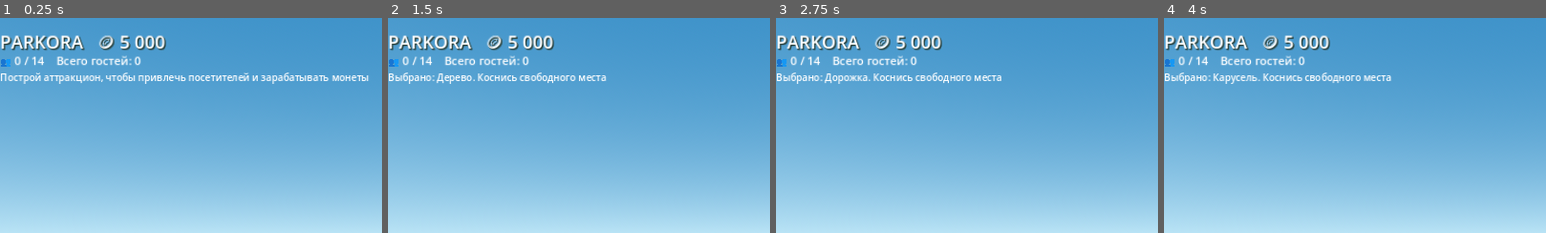
Above: before the commit, frames 1-4 (left to right).
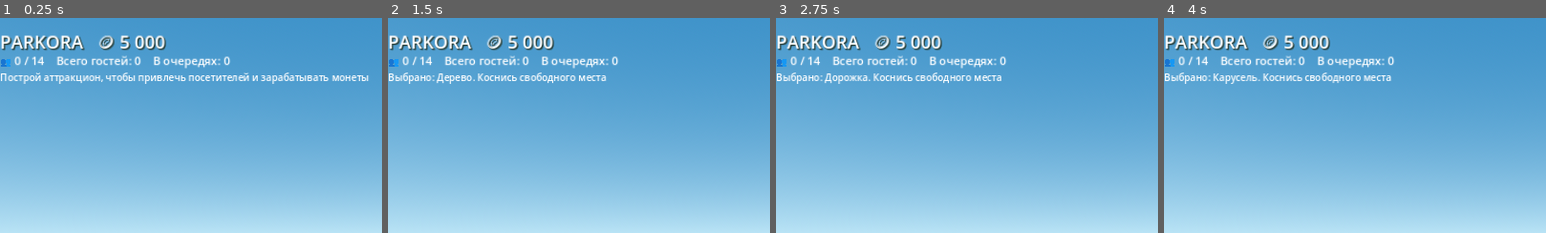
Above: after the commit, the same moments.

Repository: uchihabaha05-del/PARKORA
Game: Godot game, scene res://scenes/main.tscn
The game is run twice, just before and just after one commit, with the same random seed, the same clock (stepped at 60 frames per second) and the same inputs.
Inputs:
- Up to frame 1 (0.25 s): no input
- Up to frame 2 (1.5 s): click "Карусель 🪙 1 200" at 0.5 s; click "Дерево 🪙 100" at 1.25 s
- Up to frame 3 (2.75 s): click "Дорожка 🪙 25" at 2 s
- Up to frame 4 (4 s): click "Отмена" at 2.75 s; click "Карусель 🪙 1 200" at 3.5 s
The pictures show only the part of the screen within x 2-52%, y 0-50%; the shares and areas given below are measured in that part.

The runs differ from the first frame. In frame 1, 0.5% of the frame differs, in the area x 40-61%, y 17-24%; in frame 2, 0.5%; in frame 3, 0.5%; in frame 4, 0.5%.

Commit message:
Harden visitor queue cleanup and show queue load

Diff:
--- a/scripts/main.gd
+++ b/scripts/main.gd
@@ -434,6 +434,10 @@
 		var person: Node3D = visitor["node"]
 		var ride_index: int = visitor["ride_index"]
 		if not is_instance_valid(person):
+			if ride_index >= 0 and ride_index < rides.size():
+				_remove_visitor_from_queue(ride_index, person.get_instance_id())
+				if visitor["state"] == "riding":
+					rides[ride_index]["busy"] = false
 			visitors.remove_at(i)
 			continue
 		if ride_index < 0 or ride_index >= rides.size():
@@ -581,7 +585,15 @@
 	if coins_label != null:
 		coins_label.text = "PARKORA   🪙 " + _format_number(coins)
 	if visitors_label != null:
-		visitors_label.text = "👥 " + str(visitors.size()) + " / " + str(MAX_VISITORS) + "    Всего гостей: " + str(total_visitors)
+		visitors_label.text = "👥 " + str(visitors.size()) + " / " + str(MAX_VISITORS) + "    Всего гостей: " + str(total_visitors) + "    В очередях: " + str(_total_queued_visitors())
+
+
+func _total_queued_visitors() -> int:
+	var total := 0
+	for ride in rides:
+		var queue: Array = ride["queue"]
+		total += queue.size()
+	return total
 
 
 func _format_number(value: int) -> String:
